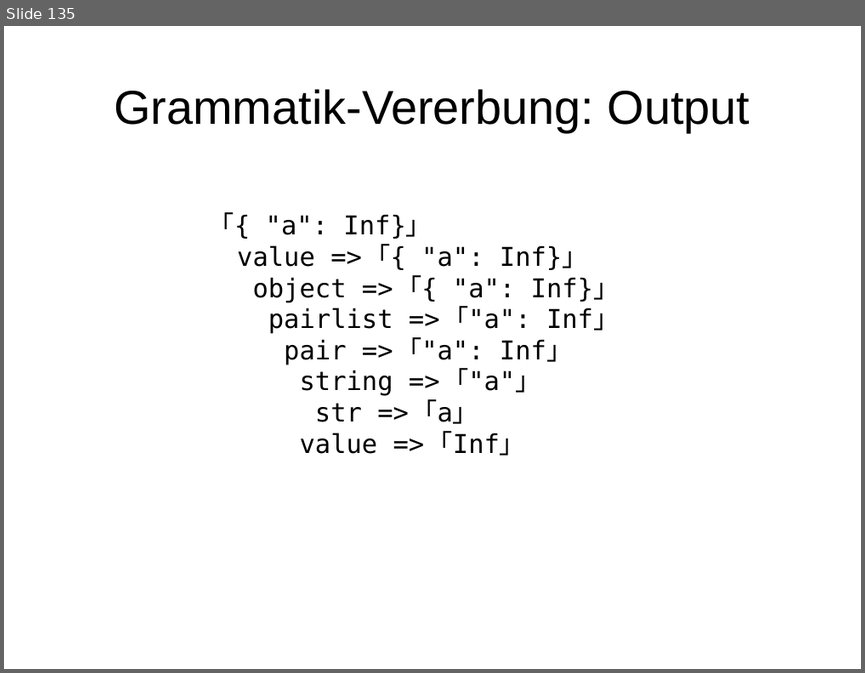
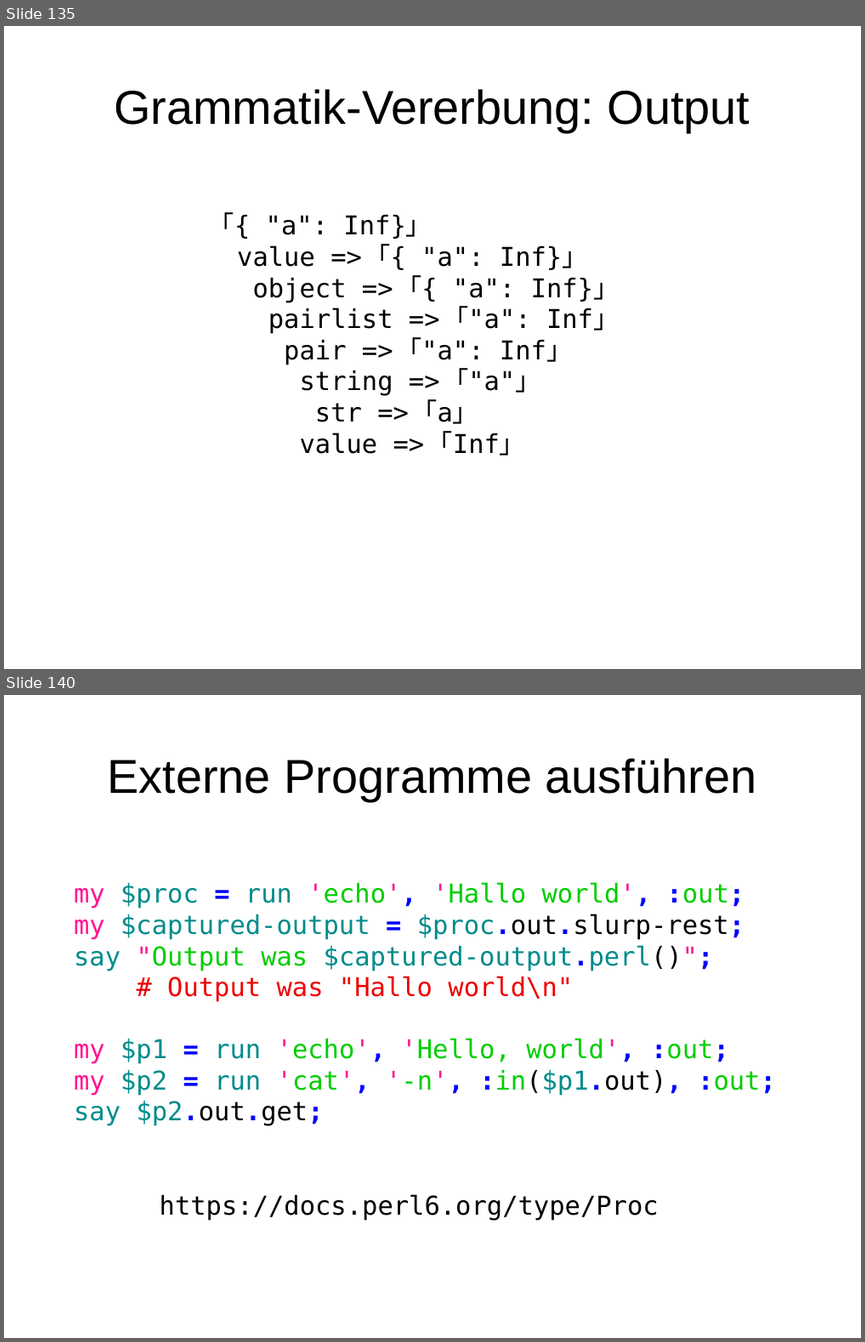
Before and after one commit to moritz/perl6-training-de, a slide deck: schulung.odp. Shown one above the other, each under a label of ours: slide 135 before the commit, slides 135 and 140 after it; the slides between them are not shown. The pictures are 865x673 and 865x1342 pixels, drawn with LibreOffice and Linux fonts; fonts in the diff are those of the drawing. Boxes give left, top, right and bottom in pixels: in the first picture for what was removed or moved away, otherwise in the second. Text is boxed around its words. In the diff, an @@ line names an element or a change of style, - is before the commit and + after.

```diff
--- a/schulung.odp
+++ b/schulung.odp
@@ slide 140 added at <box>4,695,861,1338</box>, background #FFFFFF @@
@@ title added at <box>108,758,756,801</box>, 44 pt, text #000000 @@
+Externe Programme ausführen
@@ text added at <box>74,882,776,1126</box>, 24 pt, text #008B8B @@
+my $proc = run 'echo', 'Hallo world', :out;
+my $captured-output = $proc.out.slurp-rest;
+say "Output was $captured-output.perl()";
+# Output was "Hallo world\n"
+my $p1 = run 'echo', 'Hello, world', :out;
+my $p2 = run 'cat', '-n', :in($p1.out), :out;
+say $p2.out.get;
@@ text added at <box>160,1194,658,1219</box>, 24 pt, text #000000 @@
+https://docs.perl6.org/type/Proc
```
Also in this commit, not shown: 1 slide changed, 9 other slides added, 4 other files.
